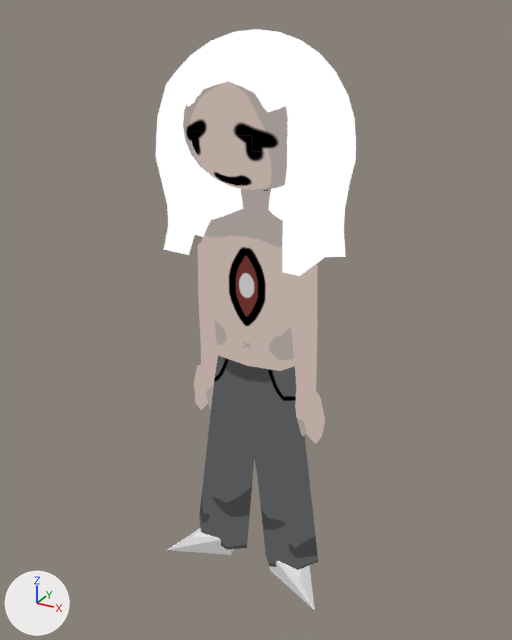
What one commit did to the glTF model carlos2.gltf.
Rendered twice from a camera (50 mm lens) standing at (0.646, -1.175, 0.73) and looking at (-0.015, 0.026, 0.129). The lights are fixed; the arrows at lower left show +X, +Y and +Z. Where no turn or scale is listed for an object, it has been applied to the vertices.

Objects in the first picture: 'rargos pechou'.
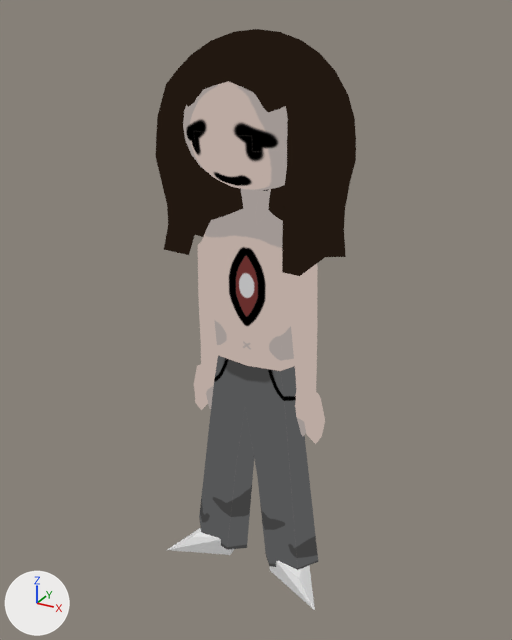
What changed in the scene script:
```text
Change mat_palo_madera:
    where n0 = _N.new('ShaderNodeEmission'); n0.name = 'Emission'
    add n0.inputs[0].default_value = (0.0162, 0.00925, 0.00566, 1.0)  # 'Color', black #221811
```

Changed parts and their boxes [x1, y1, x2, y2] in the pictures (512 x 640 px):
'rargos pechou', recoloured (white to black)
    both: [156, 29, 356, 279]
